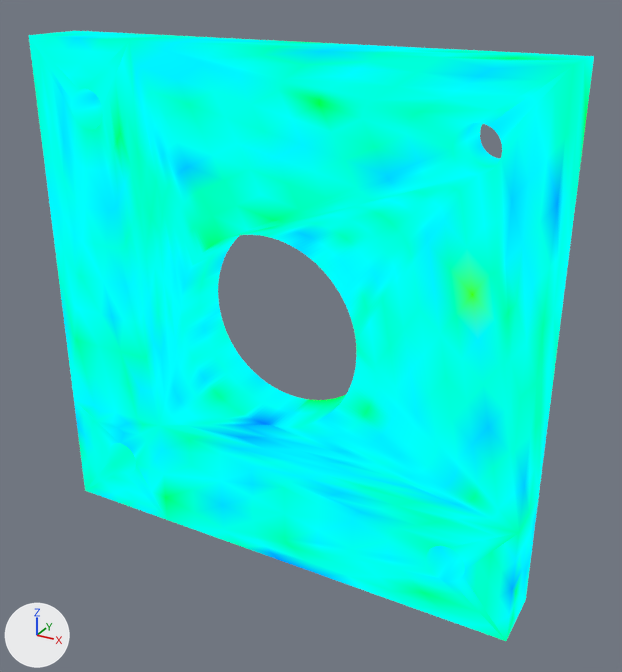
The glTF model incoming_fea/mounting_plate/static_1/Mounting Plate_fea_static_1.glb: old version first, new version second.
One viewpoint serves both versions: a 50 mm lens placed at (0.0619, -0.1033, 0.0506), pointed at (0.0043, 0.0014, -0.0018). Arrows for +X, +Y and +Z are at lower left; the lights stay in place. The first picture is the older version.

Objects in the first picture: 'FEA_Result'.
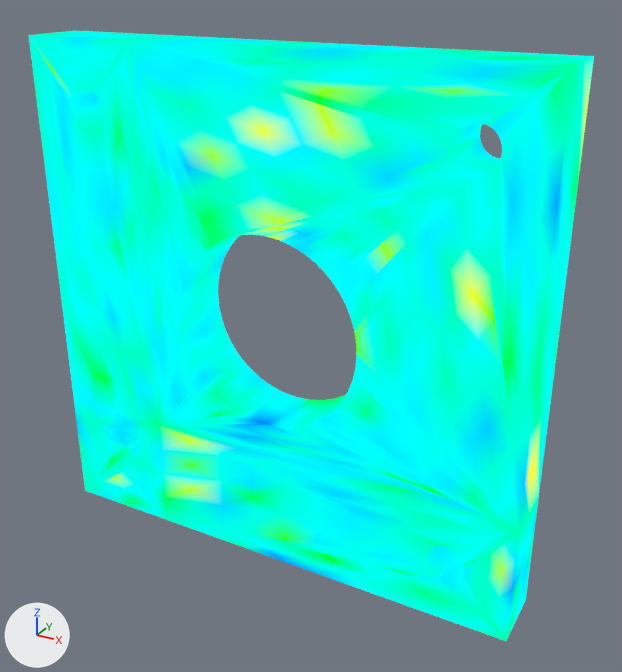
Commit message: data: rerun mounting plate FEA with peak-preserving contour blend

Boxes (x1, y1, x2, y2) around the edits, measured in the pictures (622 x 672 px):
part 1 of me_fea_stress_mesh, recoloured
    both: (31, 32, 573, 592)
part 2 of me_fea_stress_mesh, recoloured
    both: (32, 33, 594, 597)

What the commit changed:
me_fea_stress_mesh has 16906 vertices, 33828 faces and spans x -0.04..0.04, y -0.005..0.005, z -0.04..0.04.
me_fea_stress_mesh is used by ob_fea_result; location (0.0, 0.0, 0.0).
me_fea_stress_mesh part 1: 9112 faces centred in x -0.04..0.04, y -0.005..0.005, z -0.04..0.04 are repainted in the vertex colours; the middle colour goes from cyan #00ffef to cyan #00ffe2.
me_fea_stress_mesh part 2: 4479 faces centred in x -0.04..0.04, y -0.005..0.005, z -0.04..0.04 are repainted in the vertex colours; the middle colour goes from cyan #00ffdb to green #00ff95.
